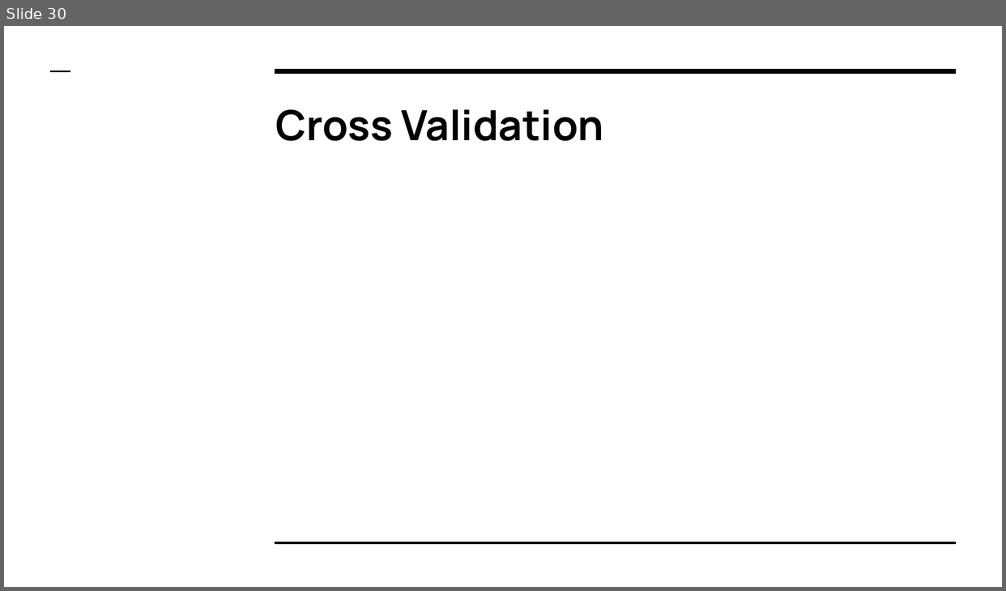
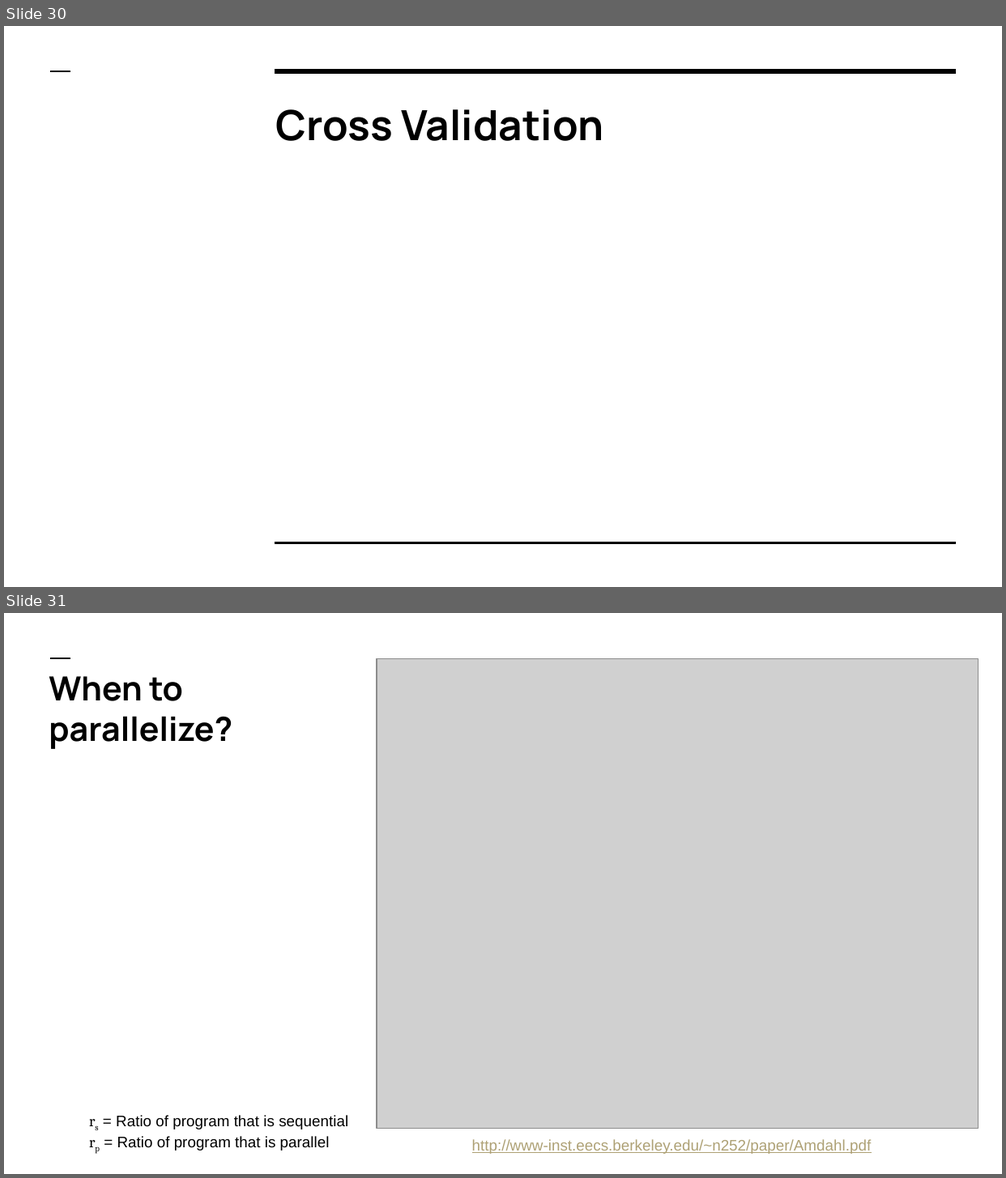
Before and after one commit to colbyford/DSBA6190-CloudComputing, a slide deck: 3 - Machine Learning/MachineLearning.pptx. Shown one above the other, each under a label of ours: slide 30 before the commit, slides 30 and 31 after it. The pictures are 1006x591 and 1006x1178 pixels, drawn with LibreOffice and Linux fonts; fonts in the diff are those of the drawing; grey boxes stand for pictures. Boxes give left, top, right and bottom in pixels: in the first picture for what was removed or moved away, otherwise in the second. Text is boxed around its words. In the diff, an @@ line names an element or a change of style, - is before the commit and + after.

```diff
--- a/3 - Machine Learning/MachineLearning.pptx
+++ b/3 - Machine Learning/MachineLearning.pptx
@@ slide 31 added at bbox=[4, 613, 1002, 1174], background #FFFFFF; not listed: 1 template element that a slide beside it also shows @@
@@ picture added at bbox=[377, 659, 978, 1129] @@
@@ title added at bbox=[49, 676, 232, 749], 24 pt, text #000000, bold @@
+When to parallelize?
@@ text added at bbox=[116, 1115, 348, 1151], 11 pt, text #000000 @@
+rs = Ratio of program that is sequential
+rp = Ratio of program that is parallel
@@ text added at bbox=[472, 1139, 872, 1154], 11 pt, text #AEA175, underline @@
+http://www-inst.eecs.berkeley.edu/~n252/paper/Amdahl.pdf
```
Also in this commit, not shown: 1 slide changed, 3 other slides added.
